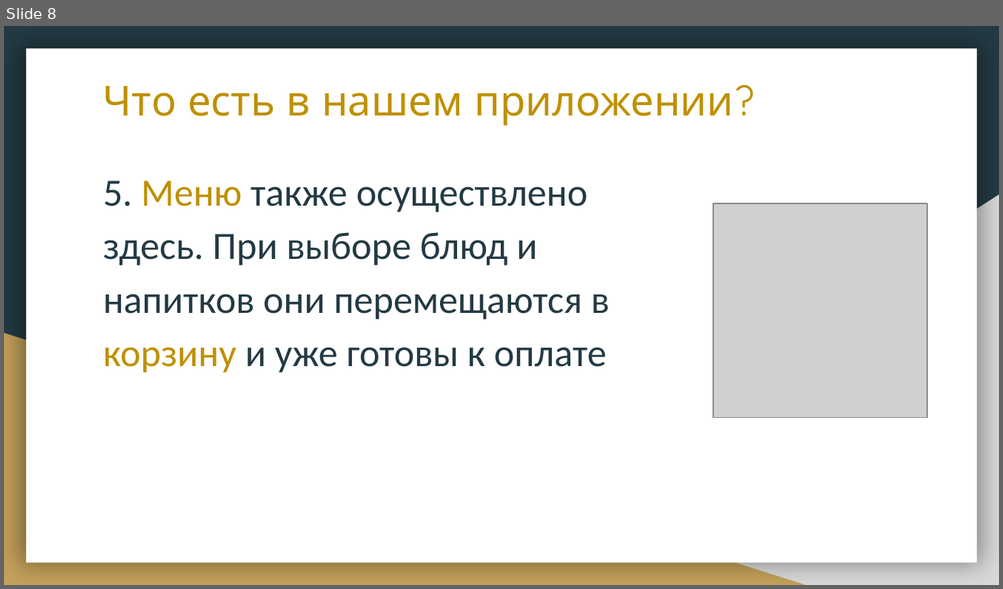
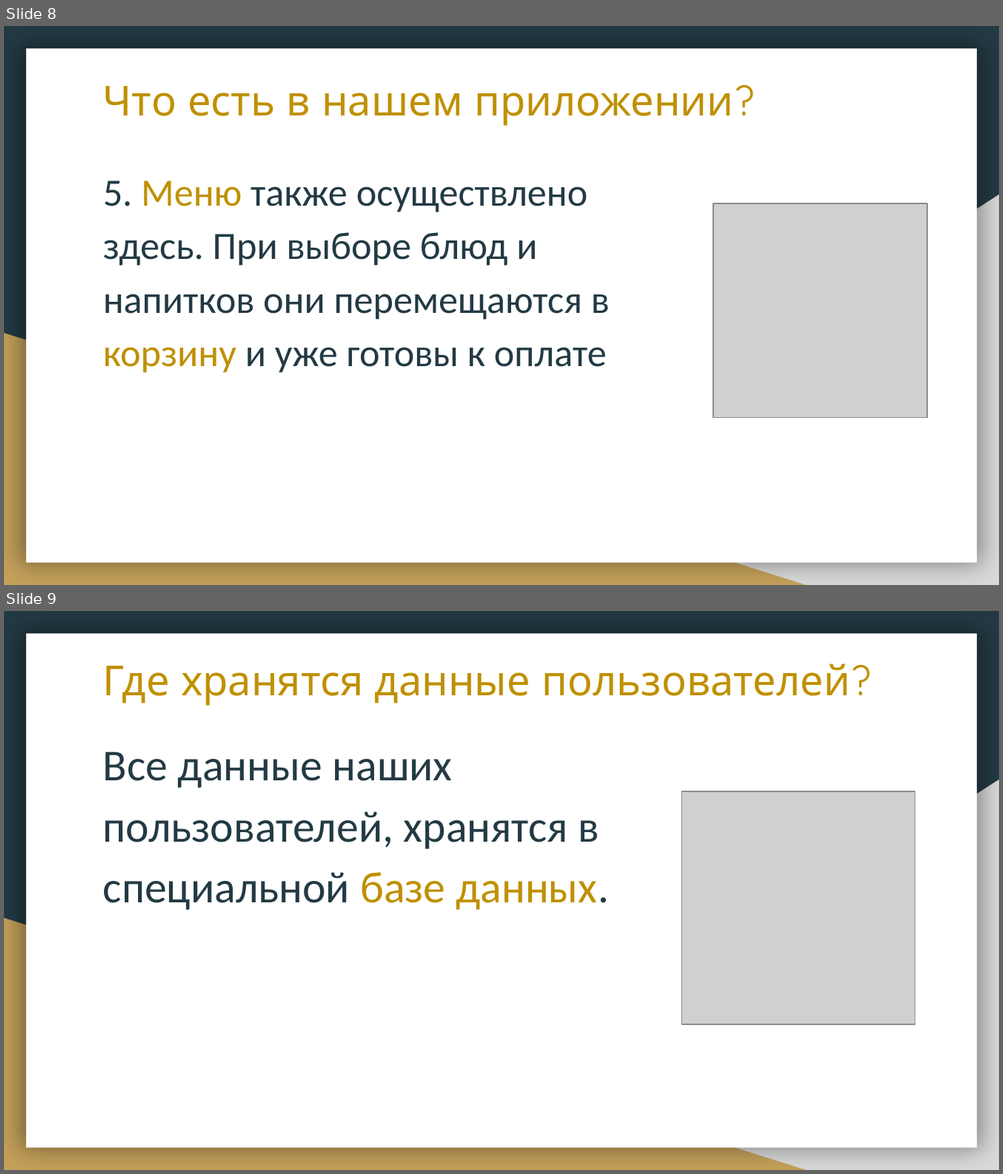
Before and after one commit to BestBotsInDaWorld/dining-room, a slide deck: Presentation.pptx. Shown one above the other, each under a label of ours: slide 8 before the commit, slides 8 and 9 after it. The pictures are 1003x589 and 1003x1174 pixels, drawn with LibreOffice and Linux fonts; fonts in the diff are those of the drawing; grey boxes stand for pictures. Boxes give left, top, right and bottom in pixels: in the first picture for what was removed or moved away, otherwise in the second. Text is boxed around its words. In the diff, an @@ line names an element or a change of style, - is before the commit and + after.

```diff
--- a/Presentation.pptx
+++ b/Presentation.pptx
@@ slide 9 added at (x1=4, y1=611, x2=999, y2=1170), background #233A44; not listed: 3 template elements that a slide beside it also shows @@
@@ title added at (x1=103, y1=664, x2=850, y2=706), 30 pt, text #BF9000 @@
+Где хранятся данные пользователей?
@@ text added at (x1=103, y1=752, x2=609, y2=910), 32 pt, text #233A44 @@
+Все данные наших пользователей, хранятся в специальной базе данных.
@@ picture added at (x1=681, y1=792, x2=914, y2=1025) @@
```
Also in this commit, not shown: 1 slide changed, 1 other slide added.
